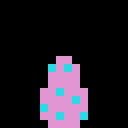
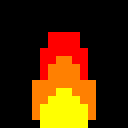
Layered file, before and after one edit (128 × 128). Changes by layer:
added layer "spawn pteranodon" in group "items" over [32,32,96,128]
hid "spawn parasaurolophus" over [40,56,88,128]
